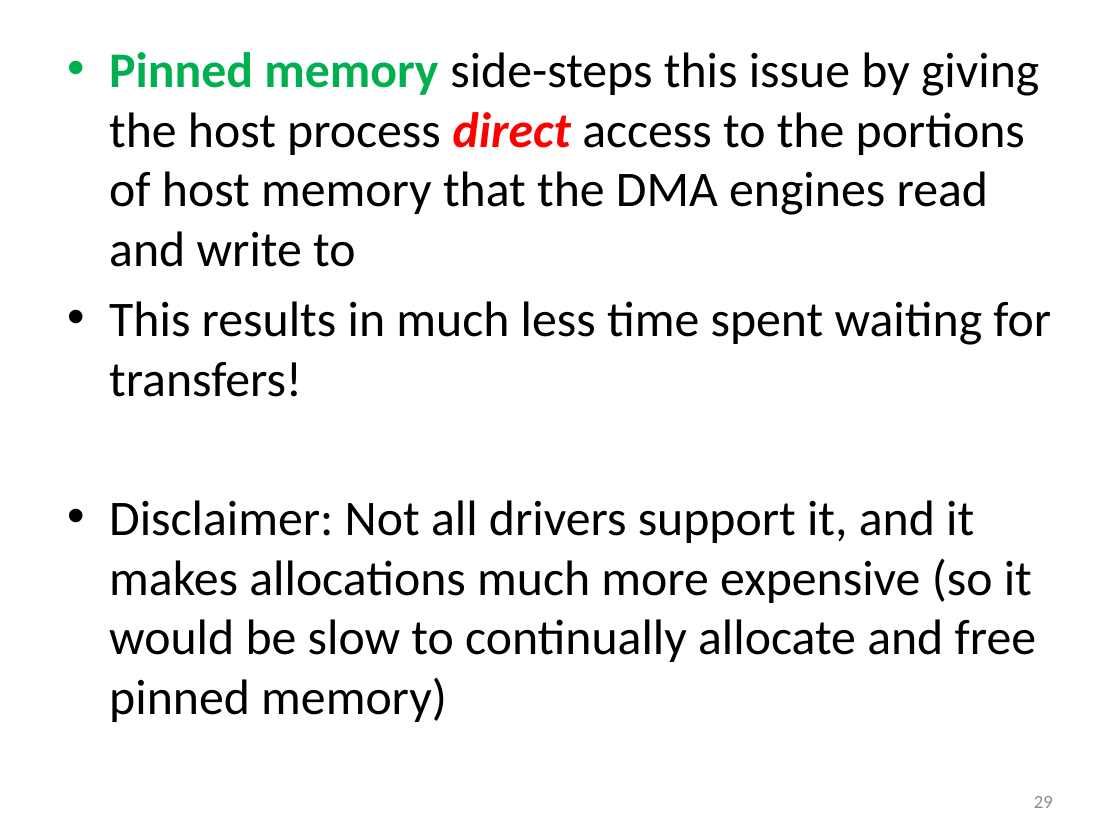
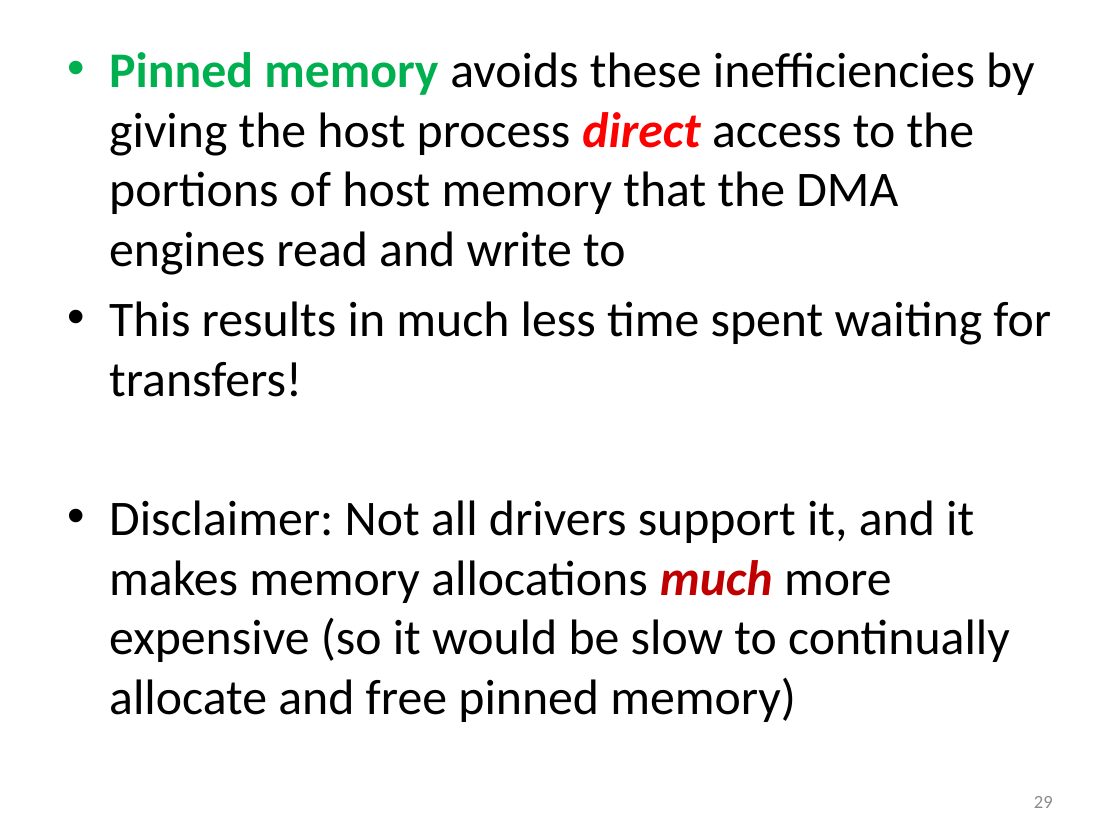
Before and after one commit to UoB-HPC/opencl-training-slides, a slide deck: slide 29 of advanced_part1.pptx. Drawn at 1120x840 pixels with LibreOffice and Linux fonts; fonts in the diff are those of the drawing. Boxes give left, top, right and bottom in pixels: in the first picture for what was removed or moved away, otherwise in the second. Text is boxed around its words. In the diff, an @@ line names an element or a change of style, - is before the commit and + after.

Commit message:
Updated Isambard results for HostDevTransfer
Faster than before, but now no zero copy.

```diff
--- a/advanced_part1.pptx
+++ b/advanced_part1.pptx
@@ text at bbox=[109, 52, 1034, 275]: text changed @@
-• Pinned memory side-steps this issue by giving the host process direct access to the portions of host memory that the DMA engines read and write to
+• Pinned memory avoids these inefficiencies by giving the host process direct access to the portions of host memory that the DMA engines read and write to
@@ text at bbox=[109, 500, 1010, 722]: text changed @@
-• Disclaimer: Not all drivers support it, and it makes allocations much more expensive (so it would be slow to continually allocate and free pinned memory)
+• Disclaimer: Not all drivers support it, and it makes memory allocations much more expensive (so it would be slow to continually allocate and free pinned memory)
```
Also in this commit, not shown: 2 other slides changed.
